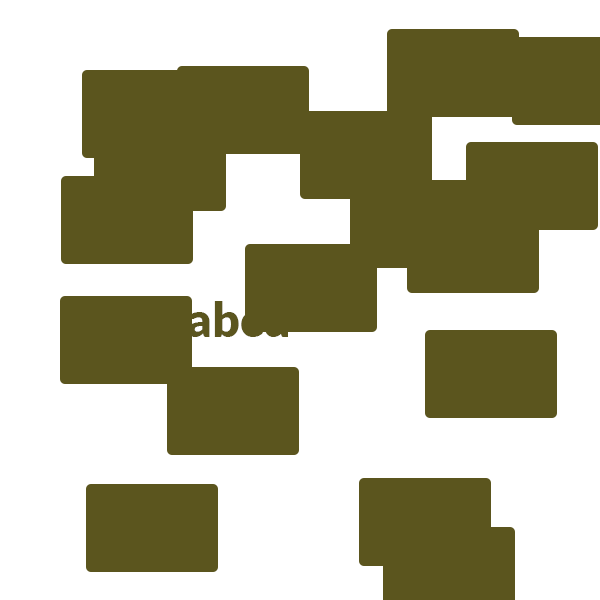
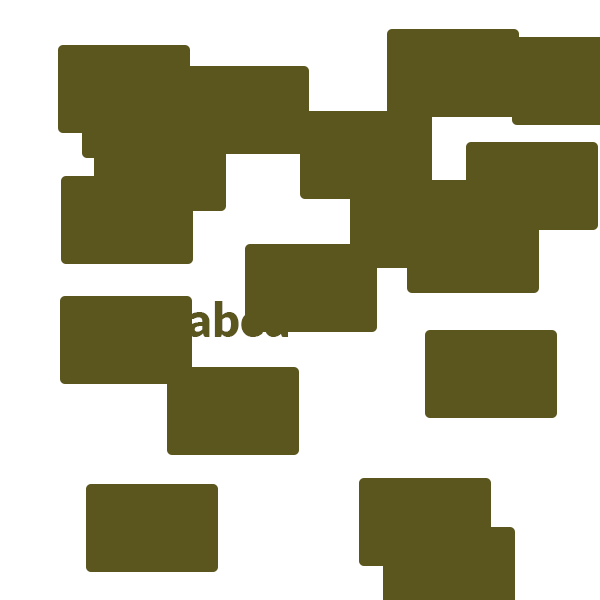
The second 600 x 600 image is a revision of the first. Changes to its layers:
added layer "Rounded Rectangle 18" above "Rounded Rectangle 17" over <box>58,45,190,133</box>
